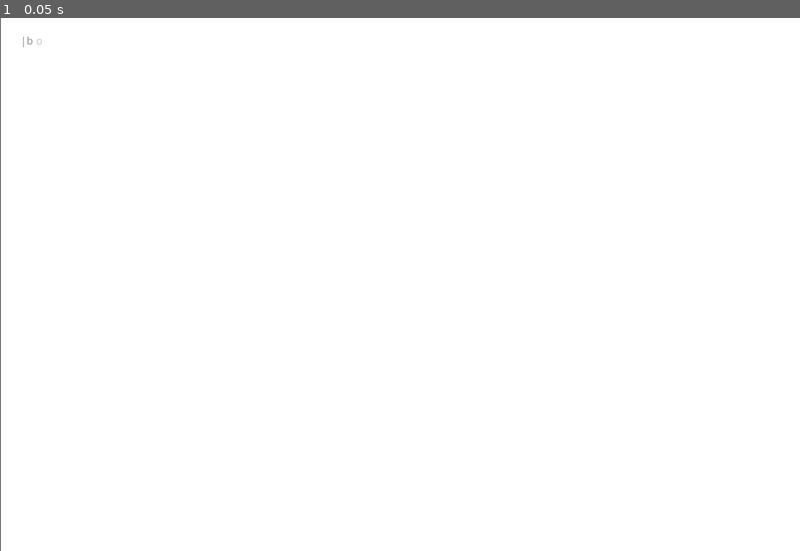
Above: before the commit, frame 1.
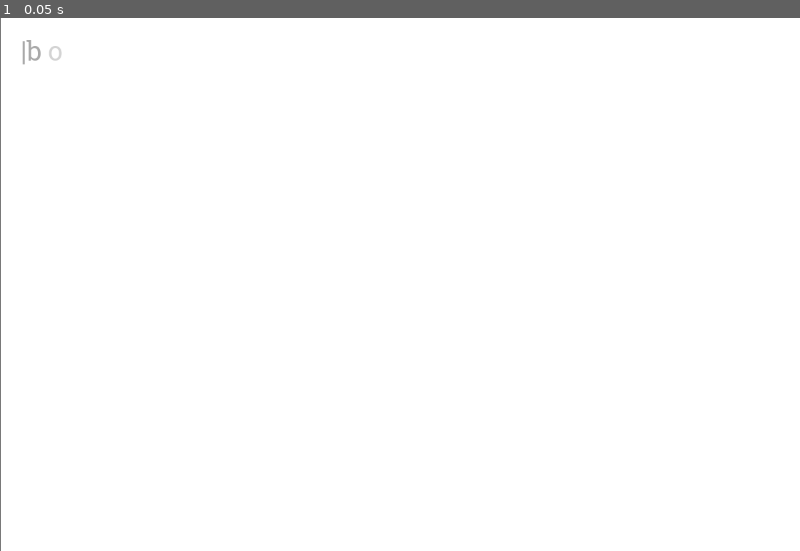
Above: after the commit, the same moment.

Repository: CoupCritik/GodotMusicMail
Game: Godot game, scene res://ecran_de_jeu.tscn
The game is run twice, just before and just after one commit, with the same random seed, the same clock (stepped at 60 frames per second) and the same inputs.
Inputs:
- Up to frame 1 (0.05 s): no input

The runs differ from the first frame. In frame 1, less than 0.1% of the frame differs, in the area x 2-8%, y 3-9%.

Commit message:
modification tabernacle
modification tabernacle

Diff:
--- a/ecran_de_jeu.tscn
+++ b/ecran_de_jeu.tscn
@@ -1,6 +1,7 @@
-[gd_scene load_steps=3 format=3 uid="uid://c0pjcwivt0p52"]
+[gd_scene load_steps=4 format=3 uid="uid://c0pjcwivt0p52"]
 
 [ext_resource type="Texture2D" uid="uid://btym88he18pg2" path="res://ecran.png" id="1_kg463"]
+[ext_resource type="FontFile" uid="uid://dyrwgk1l2sxgk" path="res://RobotoSlab-Regular.ttf" id="2_4cj5x"]
 [ext_resource type="Script" uid="uid://c8tmwfx0l5518" path="res://rich_text_label.gd" id="2_tsuok"]
 
 [node name="ecran de jeu" type="Node2D"]
@@ -12,6 +13,12 @@
 [node name="RichTextLabel" type="RichTextLabel" parent="."]
 offset_left = 31.0
 offset_top = 22.0
-offset_right = 683.0
-offset_bottom = 330.0
+offset_right = 1173.0
+offset_bottom = 778.0
+theme_override_fonts/normal_font = ExtResource("2_4cj5x")
+theme_override_font_sizes/bold_italics_font_size = 40
+theme_override_font_sizes/italics_font_size = 40
+theme_override_font_sizes/mono_font_size = 40
+theme_override_font_sizes/normal_font_size = 40
+theme_override_font_sizes/bold_font_size = 40
 script = ExtResource("2_tsuok")
--- a/rich_text_label.gd
+++ b/rich_text_label.gd
@@ -1,14 +1,10 @@
 extends RichTextLabel
 
-var texte_a_ecrire: String = "bonjour_les_amis,_ça_va?⏎pas_moi,⏎à_mon_grand_damne."
+var texte_a_ecrire: String = "bonjour_les_amis,_ça_va⇧?⏎pas_moi,⏎à_mon_grand_damne⇧."
 var etape: int = 0  # Nombre de lettres tapées correctement
 
 func _ready() -> void:
 	bbcode_enabled = true
-	#var font = FontFile.new()
-	#font.font_data = load("res://NotoSans-Medium.ttf")
-	#font.font_weight=300
-	#self.add_theme_font_override("font", font)
 	update_display()
 
 func _input(event: InputEvent) -> void:
@@ -22,23 +18,33 @@
 		if input == charactere_attendu.to_lower():
 			etape += 1
 			update_display()
+
 		if input == "space" and charactere_attendu == "_" :
 			etape +=1
 			update_display()
+
 		if input == "semicolon" and charactere_attendu == "." :
 			etape +=1
 			update_display()
+
 		if input == "enter" and charactere_attendu =="⏎" :
 			etape +=1
 			update_display()
+
 		if input =="9" and charactere_attendu == "ç":
 			etape +=1
 			update_display()
+
 		if input == "comma":
 			if charactere_attendu =="?" or charactere_attendu == ",":
 				etape +=1
 				update_display()
+
 		if input == "0" and charactere_attendu == "à":
+			etape +=1
+			update_display()
+
+		if input == "shift" and charactere_attendu == "⇧":
 			etape +=1
 			update_display()
 
@@ -49,9 +55,11 @@
 		if i < etape:
 			if texte_a_ecrire[i] == "_":
 				result += " "
-			if texte_a_ecrire[i] == "⏎":
+			elif texte_a_ecrire[i] == "⏎":
 				result += "\n"
-			elif texte_a_ecrire[i] != "_" and texte_a_ecrire[i] != "⏎":
+			elif texte_a_ecrire[i] == "⇧":
+				result += " "
+			else:
 				result += "[color=black]" + texte_a_ecrire[i] + "[/color]"
 		elif i == etape:
 			result += "[color=darkgray]" + "|" + "[/color]"
Binary file removed: NotoSans-Medium.ttf
Binary file added: RobotoSlab-Regular.ttf
Not shown, changed: RobotoSlab-Regular.ttf.import
